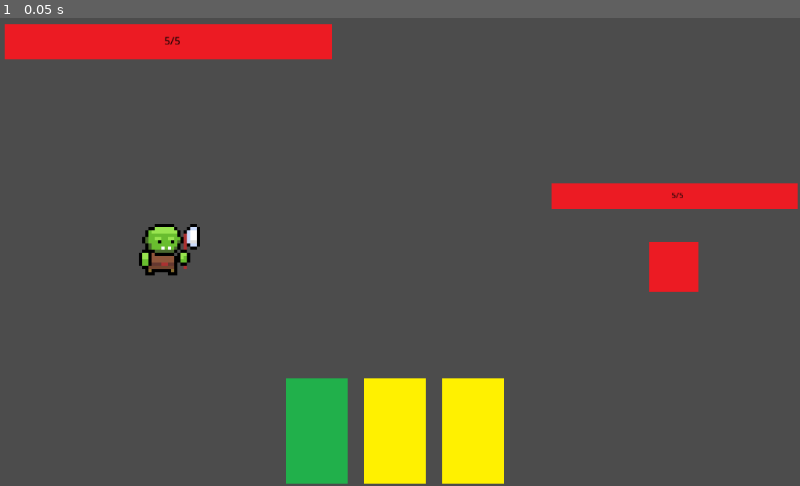
Above: before the commit, frame 1.
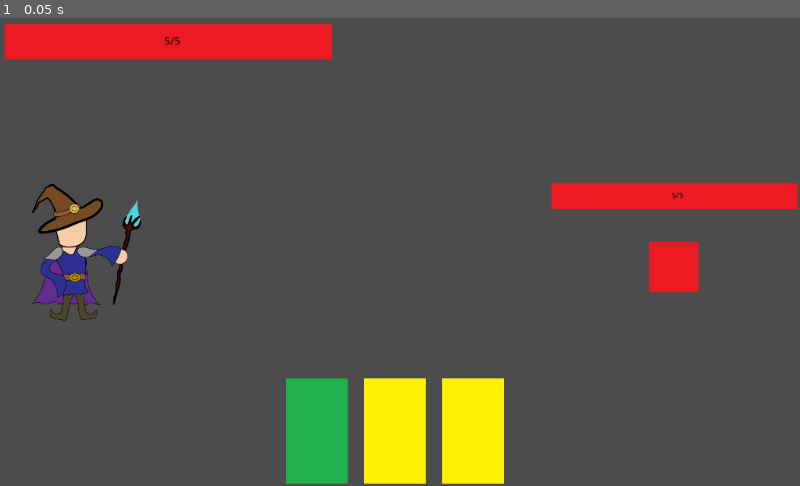
Above: after the commit, the same moment.

Repository: gologo-path/GameProject
Game: Godot game, scene res://scenes/Main.tscn
Same seed, same stepped clock (60 frames per second), same inputs: the game is played once before the commit and once after it. The engine's default icon, where the game draws it, is replaced by a stand-in: a white triangle on a blue panel in a dark square.
Inputs:
- Up to frame 1 (0.05 s): no input

The runs differ from the first frame. In frame 1, 2.3% of the frame differs, in the area x 4-25%, y 35-65%.

Commit message:
Added animations for player

Diff:
--- a/scenes/Main.tscn
+++ b/scenes/Main.tscn
@@ -1,18 +1,15 @@
 [gd_scene load_steps=8 format=2]
 
-[ext_resource path="res://scenes/Player.tscn" type="PackedScene" id=1]
 [ext_resource path="res://scenes/Enemy.tscn" type="PackedScene" id=2]
 [ext_resource path="res://scenes/Cards.tscn" type="PackedScene" id=3]
 [ext_resource path="res://scripts/Main.gd" type="Script" id=4]
 [ext_resource path="res://scenes/HPBar.tscn" type="PackedScene" id=5]
 [ext_resource path="res://icon.png" type="Texture" id=6]
 [ext_resource path="res://scripts/ClickArea.gd" type="Script" id=7]
+[ext_resource path="res://assets/animations/Player/Normal.png" type="Texture" id=9]
 
 [node name="Node2D" type="Node2D"]
 script = ExtResource( 4 )
-
-[node name="Sprite" parent="." instance=ExtResource( 1 )]
-position = Vector2( 87.242, 206.617 )
 
 [node name="Cards" parent="." instance=ExtResource( 3 )]
 position = Vector2( 366, 462 )
@@ -35,7 +32,16 @@
 centered = false
 script = ExtResource( 7 )
 
+[node name="Sprite" type="Sprite" parent="."]
+position = Vector2( 40.0452, 212.24 )
+scale = Vector2( 0.515937, 0.513542 )
+texture = ExtResource( 9 )
+centered = false
+
+[node name="Timer" type="Timer" parent="."]
+
 [connection signal="card_selected" from="Cards" to="." method="_on_Node2D_card_selected"]
 [connection signal="killed" from="Enemy" to="." method="_on_Enemy_killed"]
 [connection signal="selected" from="Enemy" to="." method="_on_Enemy_selected"]
 [connection signal="clicked_in_area" from="ClickArea" to="." method="_on_ClickArea_clicked_in_area"]
+[connection signal="timeout" from="Timer" to="." method="_on_Timer_timeout"]
--- a/scripts/Main.gd
+++ b/scripts/Main.gd
@@ -16,7 +16,11 @@
 func get_damage(damage):
 	helth -= damage
 	print ("geted %d damage" % damage)
+	$Sprite.texture = load("res://assets/animations/Player/Damaged.png")
+	$Timer.start()
 	if helth <= 0:
+		$Sprite.texture = load("res://assets/animations/Player/Dead.png")
+		$Timer.stop()
 		print("killed")
 
 func _ready():
@@ -32,6 +36,8 @@
 			get_child(index).get_damage(self.card.get_damage())
 			used = true
 	if used:
+		$Sprite.texture = load("res://assets/animations/Player/Attack.png")
+		$Timer.start()
 		get_node("Cards").destroy_card(card.get_child_index())
 		card = null
 		used = false
@@ -60,3 +66,8 @@
 			get_node("Cards").destroy_card(card.get_child_index())
 			card = null
 			used = false
+
+
+func _on_Timer_timeout():
+	$Sprite.texture = load("res://assets/animations/Player/Normal.png")
+	$Timer.stop()
Binary file added: assets/animations/Player/Attack.png
Not shown, added: assets/animations/Player/Attack.png.import
Binary file added: assets/animations/Player/Damaged.png
Not shown, added: assets/animations/Player/Damaged.png.import
Binary file added: assets/animations/Player/Dead.png
Not shown, added: assets/animations/Player/Dead.png.import
Binary file added: assets/animations/Player/Normal.png
Not shown, added: assets/animations/Player/Normal.png.import
